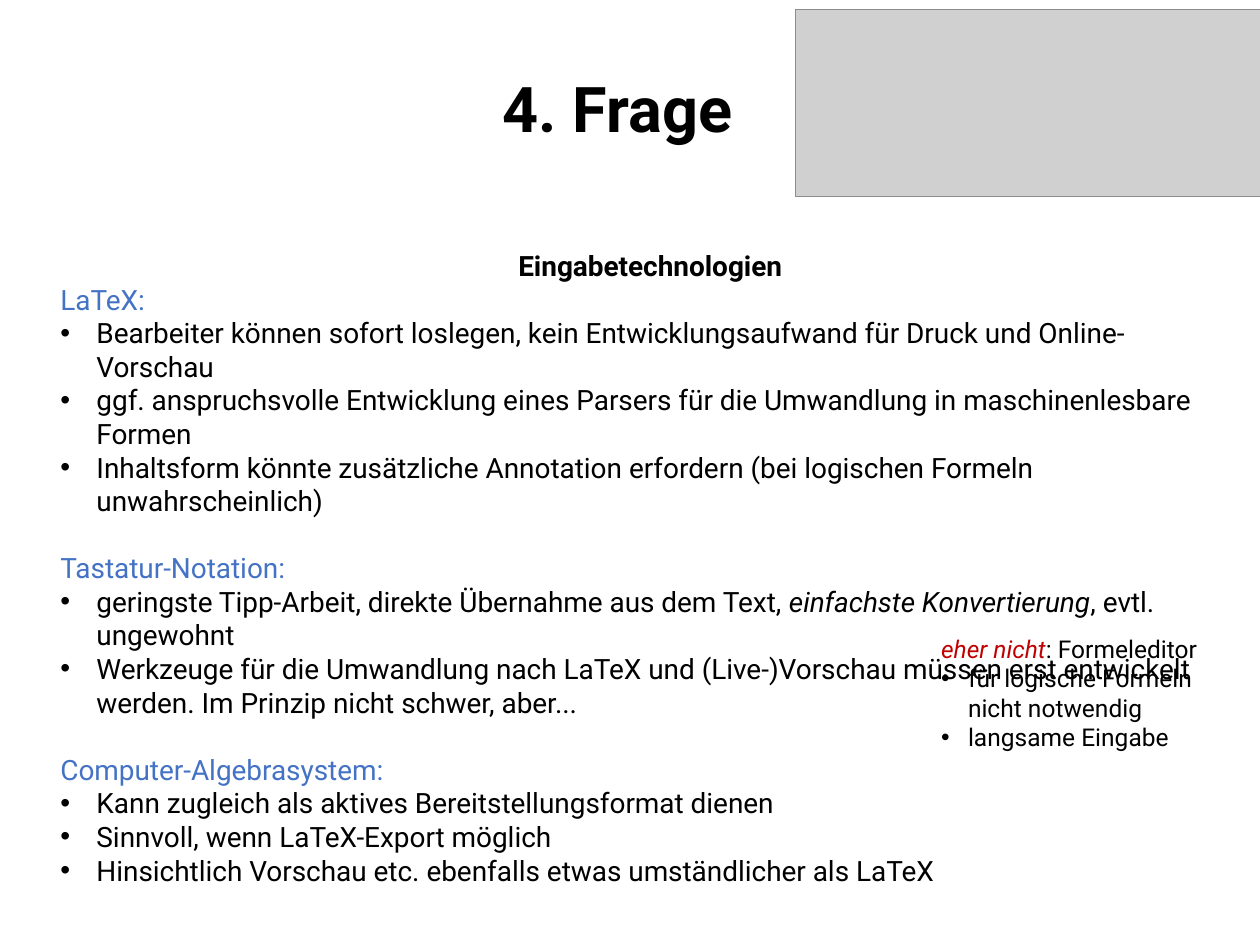
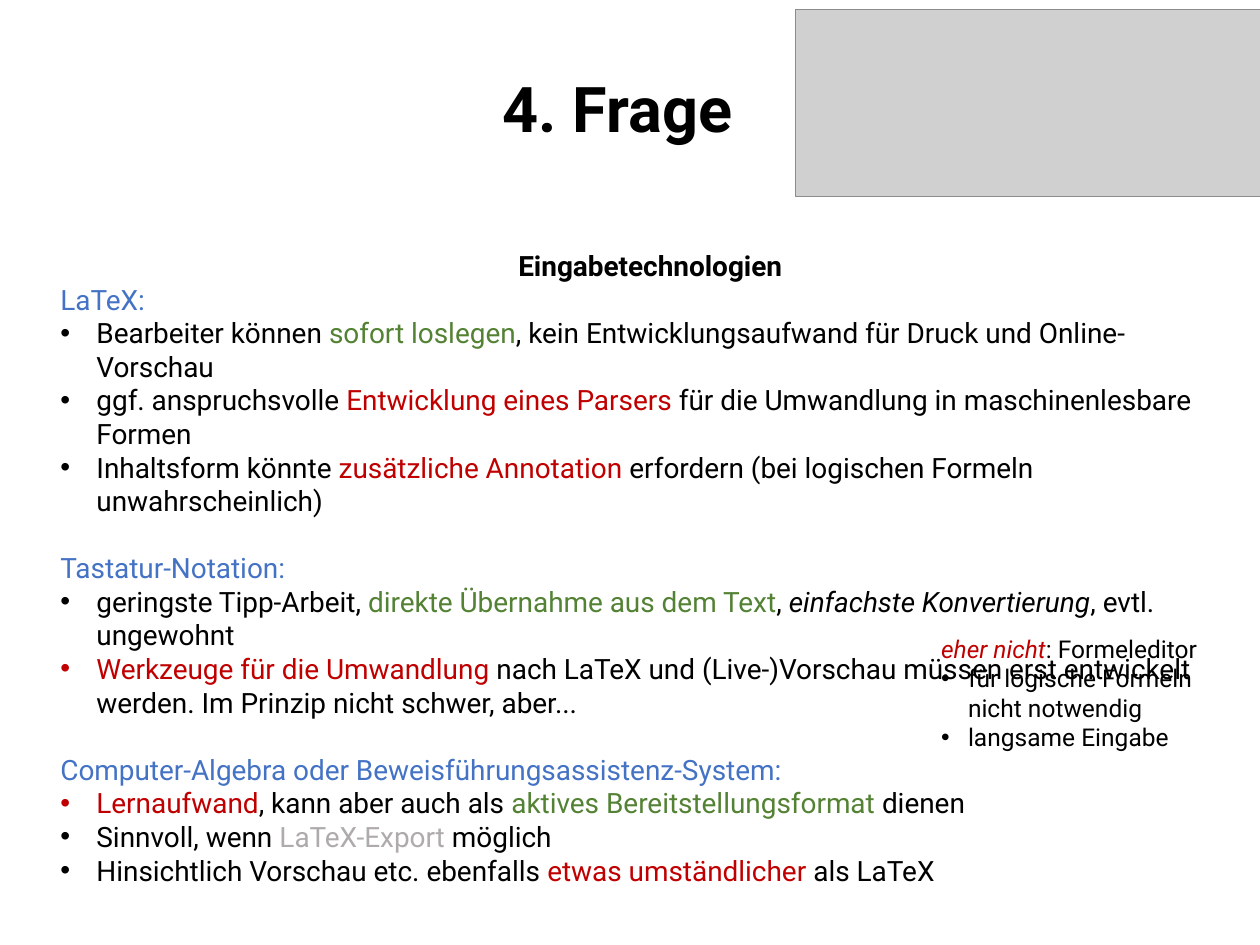
Before and after one commit to jecki/logicConverter, a slide deck: slide 12 of docs/Präsentation_dhmuc_23-02-13.pptx. Drawn at 1260x945 pixels with LibreOffice and Linux fonts; fonts in the diff are those of the drawing; grey boxes stand for pictures; background and template pictures are left out. Boxes give left, top, right and bottom in pixels: in the first picture for what was removed or moved away, otherwise in the second. Text is boxed around its words. In the diff, an @@ line names an element or a change of style, - is before the commit and + after.

```diff
--- a/docs/Präsentation_dhmuc_23-02-13.pptx
+++ b/docs/Präsentation_dhmuc_23-02-13.pptx
@@ text at (x1=96, y1=321, x2=1191, y2=882): text colour #000000 to #548235 in "sofort loslegen,", "direkte Übernahme aus dem Text,"; text colour #000000 to #C00000 in "Entwicklung eines Parsers", "zusätzliche Annotation", "Werkzeuge für die Umwandlung", "etwas umständlicher"; text colour #000000 to #AFABAB in "LaTeX-Export" @@
@@ text at (x1=60, y1=758, x2=965, y2=819): text changed; text colour #000000 to #4472C4 @@
-Computer-Algebrasystem:
-• Kann zugleich als aktives Bereitstellungsformat dienen
+Computer-Algebra oder Beweisführungsassistenz-System:
+• Lernaufwand, kann aber auch als aktives Bereitstellungsformat dienen
```
Also in this commit, not shown: 5 other slides changed, 1 slide added, 1 other file.
